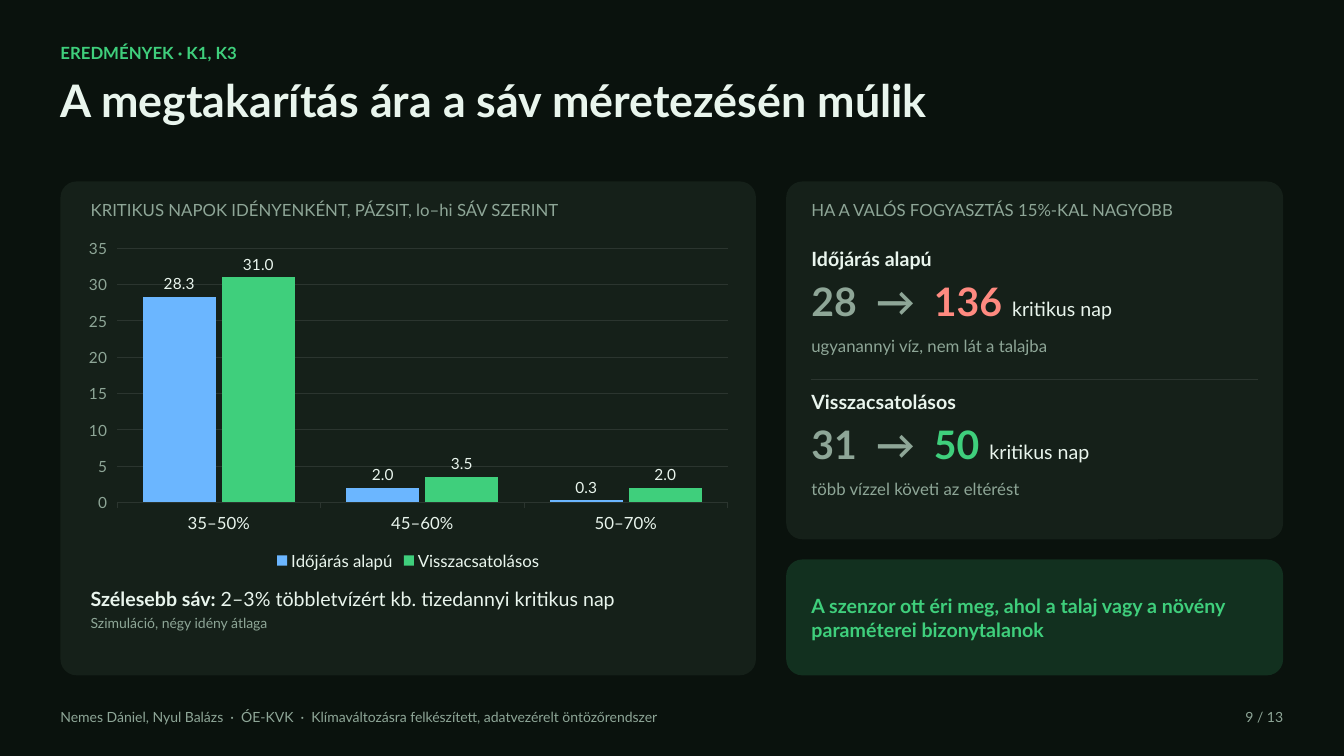
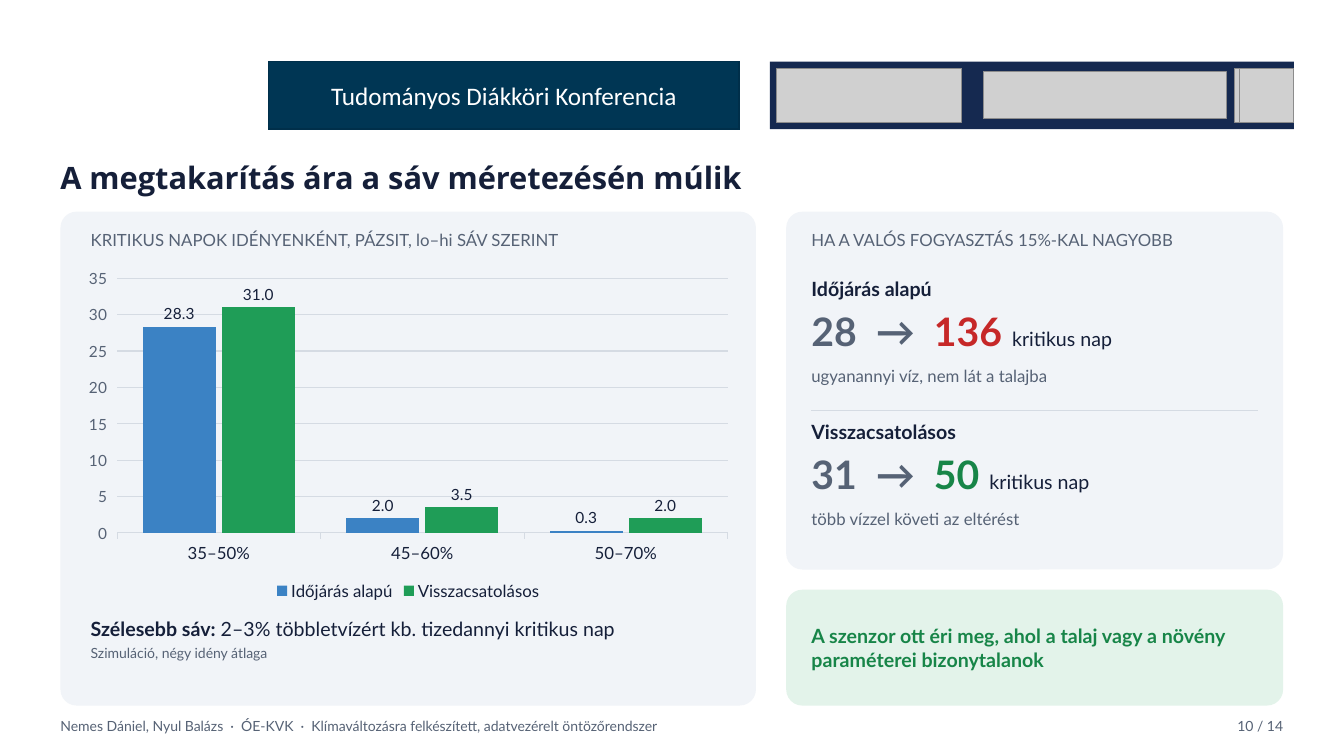
Before and after one commit to CITROMOSEPER/4-zone-irrigation-system-2026-TDK-Project, a slide deck: slide 10 of TDK_prezentacio_ND_NyB.pptx (slide 9 before the commit). Drawn at 1344x756 pixels with LibreOffice and Linux fonts; fonts in the diff are those of the drawing; grey boxes stand for pictures; background and template pictures are left out. Boxes give left, top, right and bottom in pixels: in the first picture for what was removed or moved away, otherwise in the second. Text is boxed around its words. In the diff, an @@ line names an element or a change of style, - is before the commit and + after.

```diff
--- a/TDK_prezentacio_ND_NyB.pptx
+++ b/TDK_prezentacio_ND_NyB.pptx
@@ background #0A120D to #FFFFFF at 36% opacity @@
@@ text removed at [60,45,237,61] @@
-EREDMÉNYEK · K1, K3
@@ rectangle added at [269,62,740,129], fill #003654, outline #002F4A 1 pt, 18 pt, text #FFFFFF @@
+Tudományos Diákköri Konferencia
@@ rectangle added at [770,62,1295,129], fill #152950 @@
@@ picture added at [776,69,962,122] @@
@@ picture added at [983,72,1226,119] @@
@@ picture added at [1234,69,1288,122] @@
@@ picture added at [1240,69,1294,122] @@
@@ text "A megtakarítás ára a sáv ...": place and size @@
-text "A megtakarítás ára a sáv ..." at [60,83,927,125]
+text "A megtakarítás ára a sáv ..." at [60,165,741,197]
@@ text "A megtakarítás ára a sáv ..." at [60,165,741,197]: size 32 to 22 pt, font Lato to Open Sans, text colour #E9F5ED to #151F39; line spacing 1 to 0.9; more space between paragraphs; vertical alignment top to bottom @@
@@ rounded rectangle at [60,212,756,706]: fill #152019 to #F1F4F8 @@
@@ rounded rectangle at [786,212,1284,570]: fill #152019 to #F1F4F8 @@
@@ column chart at [76,262,741,605] @@
@@ colour of Időjárás alapú #6BB6FF to #3B82C4 @@
@@ data labels of Időjárás alapú changed @@
@@ colour of Visszacsatolásos #3FCF7C to #1F9D57 @@
@@ data labels of Visszacsatolásos changed @@
@@ legend changed @@
@@ category axis changed @@
@@ value axis changed @@
@@ lettering changed @@
@@ text "Időjárás alapú" at [811,281,932,300]: text colour #E9F5ED to #151F39 @@
@@ text "28 → 136 kritikus nap" at [811,317,1112,350]: text colour #8EA697 to #566275 in "28 →"; text colour #FF8A80 to #C62828 in "136"; text colour #E9F5ED to #151F39 in "kritikus nap" @@
@@ text colour #8EA697 to #566275 in 5 elements at [60,719,657,734], [811,512,1020,525], [91,232,558,248], [811,232,1173,246], [811,369,1047,385] @@
@@ line (812, 410) - (1258, 410): stroke #2B352F 0.75 pt to #D5DBE3 0.75 pt @@
@@ text "Visszacsatolásos" at [811,424,956,439]: text colour #E9F5ED to #151F39 @@
@@ text "31 → 50 kritikus nap" at [811,460,1090,493]: text colour #8EA697 to #566275 in "31 →"; text colour #3FCF7C to #178548 in "50"; text colour #E9F5ED to #151F39 in "kritikus nap" @@
@@ 10 texts, 3 rounded rectangles, 1 column chart, 1 line: place and size @@
-10 texts, 3 rounded rectangles, 1 column chart, 1 line at [60,181,1284,676]
+10 texts, 3 rounded rectangles, 1 column chart, 1 line at [60,212,1284,706]
@@ rounded rectangle at [786,590,1284,706]: fill #12301F to #E3F3EA @@
@@ text "A szenzor ott éri meg, ..." at [811,628,1226,671]: text colour #3FCF7C to #178548 @@
@@ text "Szélesebb sáv: 2–3% többletvízért kb. ..." at [91,621,615,661]: text colour #E9F5ED to #151F39 in "Szélesebb sáv: 2–3% többletvízért kb. tizedannyi kritikus ..."; text colour #8EA697 to #566275 in "Szimuláció, négy idény átlaga" @@
@@ text "Nemes Dániel, Nyul Balázs · ...": place and size @@
-text "Nemes Dániel, Nyul Balázs · ..." at [60,710,657,725]
+text "Nemes Dániel, Nyul Balázs · ..." at [60,719,657,734]
@@ text removed at [1245,712,1283,722] @@
-9 / 13
@@ text added at [1237,721,1283,731], 10 pt, text #566275 @@
+10 / 14
```
Also in this commit, not shown: 12 other slides changed, 1 slide added, 3 other files.
